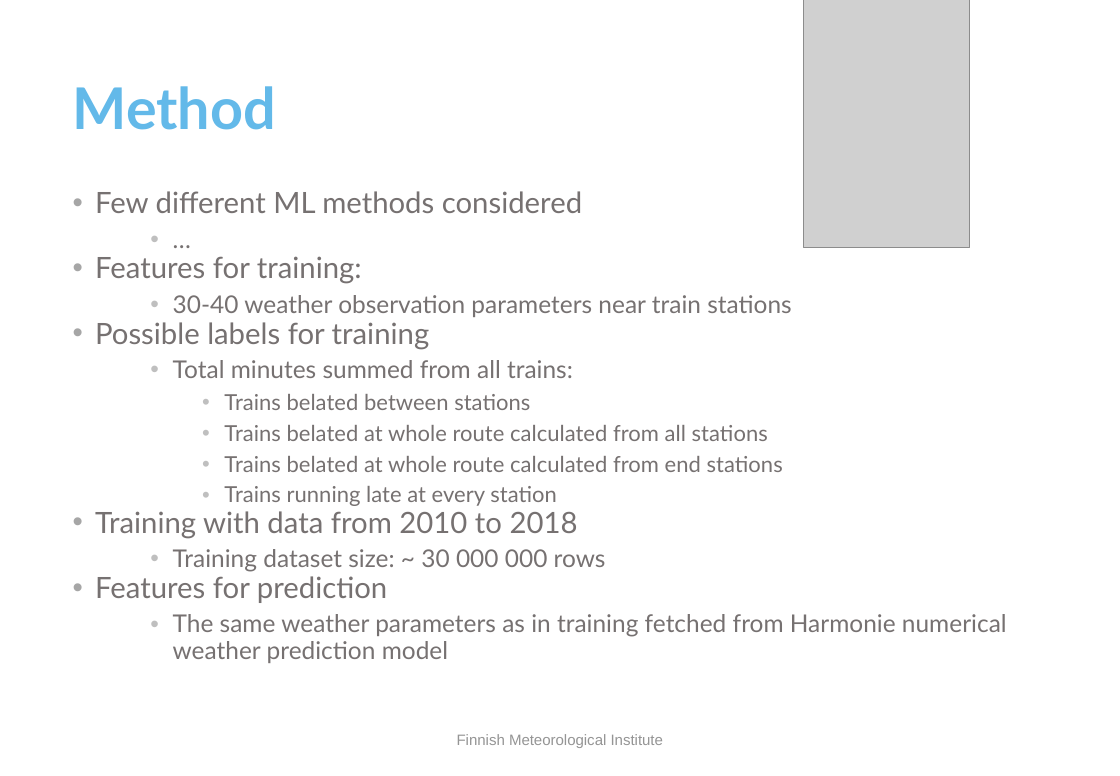
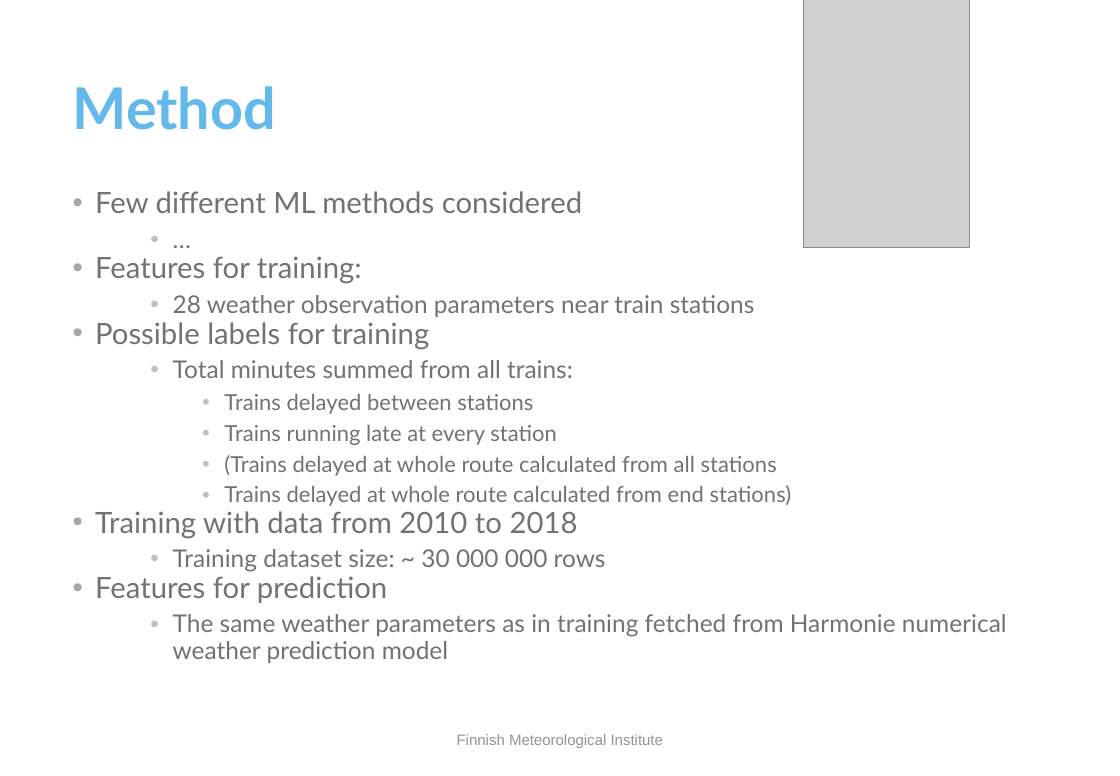
Before and after one commit to fmidev/trains, a slide deck: slide 3 of material/trains_technical.pptx. Drawn at 1120x776 pixels with LibreOffice and Linux fonts; fonts in the diff are those of the drawing; grey boxes stand for pictures; background and template pictures are left out. Boxes give left, top, right and bottom in pixels: in the first picture for what was removed or moved away, otherwise in the second. Text is boxed around its words. In the diff, an @@ line names an element or a change of style, - is before the commit and + after.

```diff
--- a/material/trains_technical.pptx
+++ b/material/trains_technical.pptx
@@ text at bbox=[173, 295, 755, 317]: text changed @@
-  • 30-40 weather observation parameters near train stations
+  • 28 weather observation parameters near train stations
@@ text at bbox=[224, 394, 533, 414]: text changed @@
-    • Trains belated between stations
-    • Trains belated at whole route calculated from all stations
-    • Trains belated at whole route calculated from end stations
+    • Trains delayed between stations
@@ text at bbox=[224, 455, 792, 506]: paragraphs added @@
+    • (Trains delayed at whole route calculated from all stations
+    • Trains delayed at whole route calculated from end stations)
```
Also in this commit, not shown: 1 other slide changed, 7 slides added, 3 other files.
